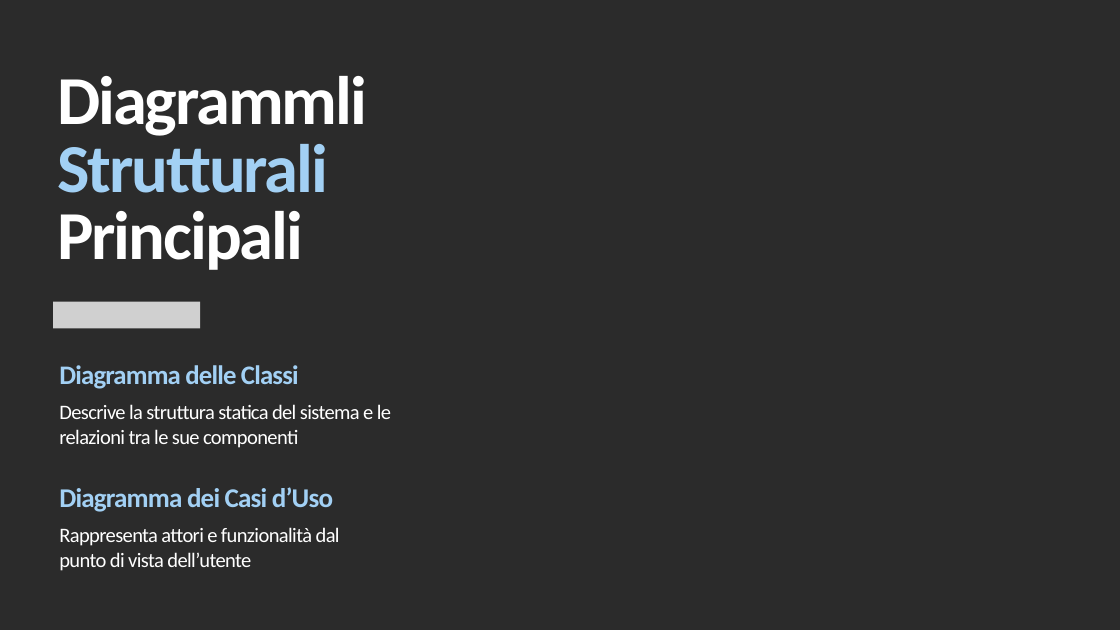
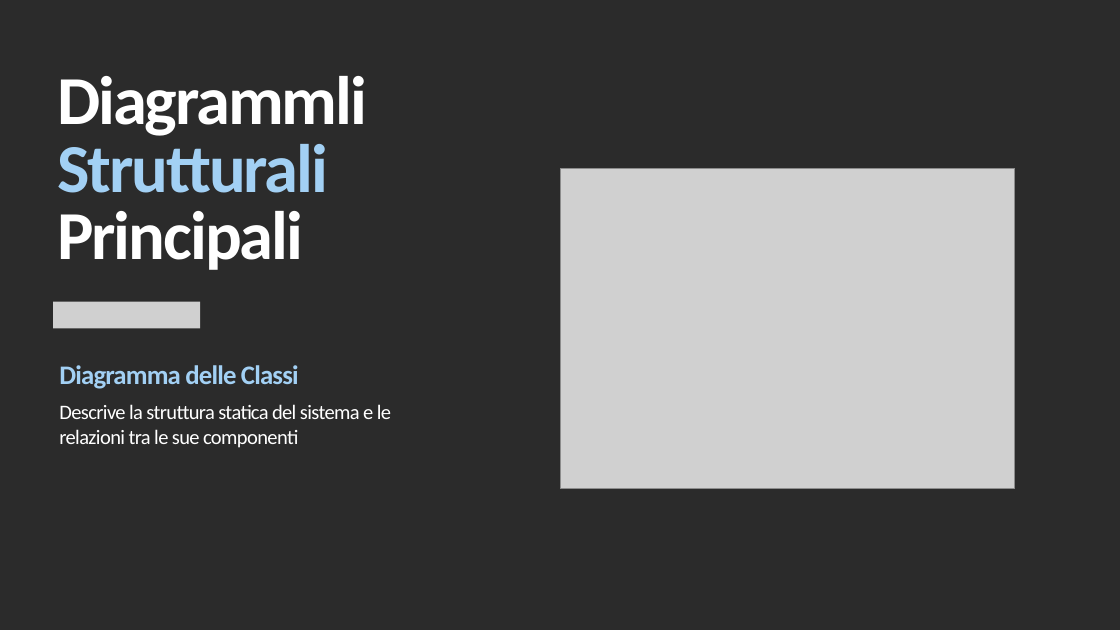
Before and after one commit to EliaSalerno/pr_programmazionequinta, a slide deck: slide 4 of uml/teoria/introduzione/Introduzione a UML.pptx. Drawn at 1120x630 pixels with LibreOffice and Linux fonts; fonts in the diff are those of the drawing; grey boxes stand for pictures; background and template pictures are left out; a plain dark background stands for a picture behind light text. Boxes give left, top, right and bottom in pixels: in the first picture for what was removed or moved away, otherwise in the second. Text is boxed around its words. In the diff, an @@ line names an element or a change of style, - is before the commit and + after.

```diff
--- a/uml/teoria/introduzione/Introduzione a UML.pptx
+++ b/uml/teoria/introduzione/Introduzione a UML.pptx
@@ picture added at [560, 168, 1015, 489] @@
@@ text removed at [59, 487, 333, 512] @@
-Diagramma dei Casi d’Uso
@@ text removed at [59, 527, 340, 571] @@
-Rappresenta attori e funzionalità dal punto di vista dell’utente
```
Also in this commit, not shown: 2 other slides changed, 1 other file.
